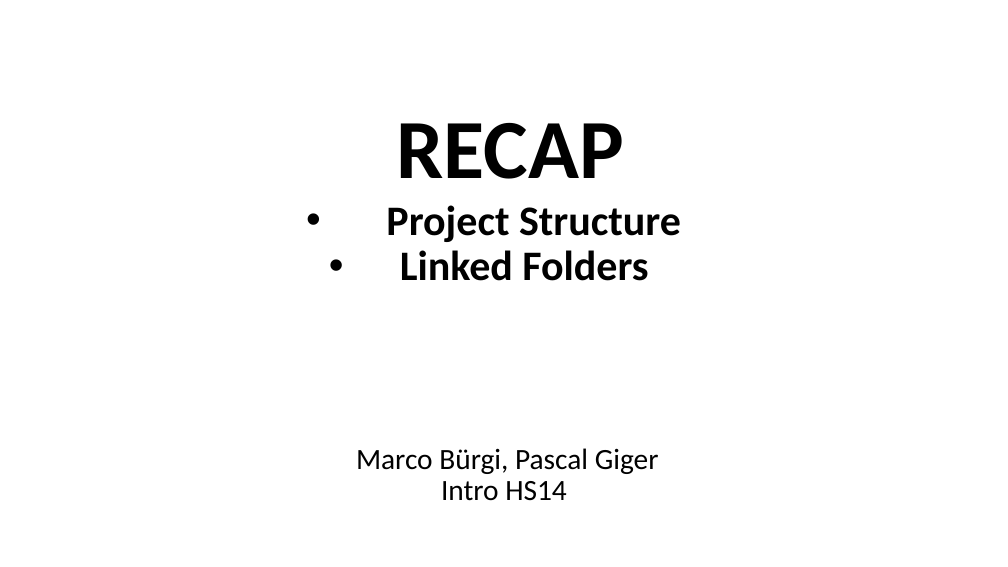
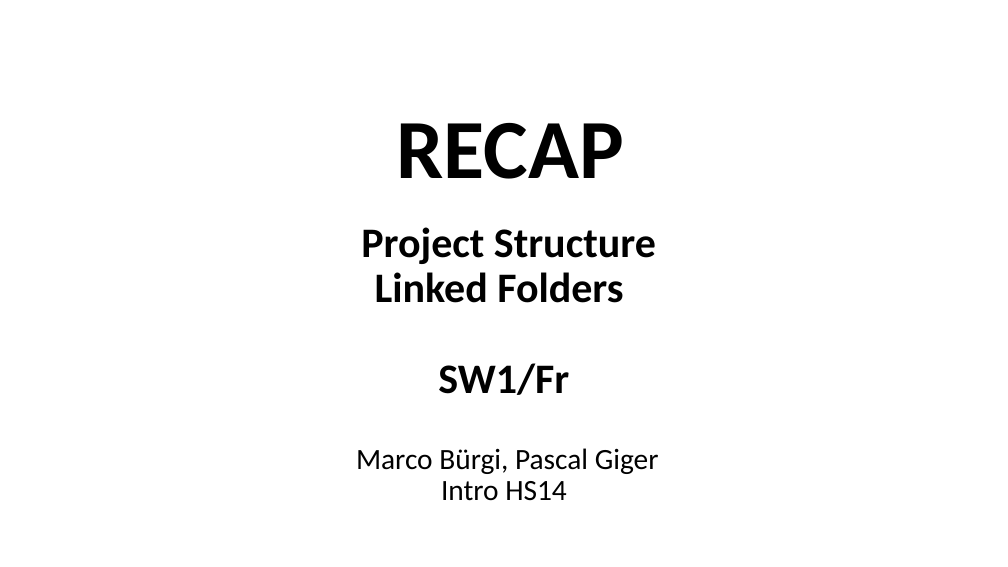
Before and after one commit to eiswasser/Sumobotic, a slide deck: slide 1 of Recap.pptx. Drawn at 1008x567 pixels with LibreOffice and Linux fonts; fonts in the diff are those of the drawing. Boxes give left, top, right and bottom in pixels: in the first picture for what was removed or moved away, otherwise in the second. Text is boxed around its words. In the diff, an @@ line names an element or a change of style, - is before the commit and + after.

```diff
--- a/Recap.pptx
+++ b/Recap.pptx
@@ text "Project Structure": place and size @@
-text "Project Structure" at bbox=[386, 205, 681, 281]
+text "Project Structure" at bbox=[361, 227, 656, 395]
@@ text at bbox=[361, 227, 656, 303]: bullet • to none @@
@@ text at bbox=[438, 363, 569, 395]: paragraph added @@
+SW1/Fr
```
Also in this commit, not shown: 4 other slides changed, 2 slides added, 1 slide removed.
